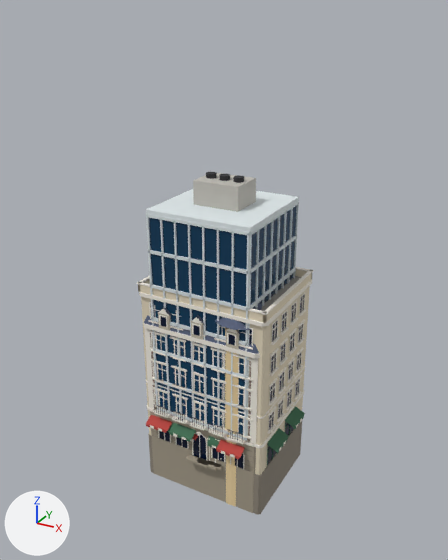
Before and after pictures for a commit that changed the glTF model public/models/town-kit.glb.
Camera for both pictures: a camera (50 mm lens) standing at (26.2, -47.7, 41.3) and looking at (0.0, -0.2, 17.6). Lighting does not change. The marker at lower left points along +X, +Y and +Z. The older version comes first.

In view in the first picture: 'Kit_FlatBlock', 'Kit_GlassBlock', 'Kit_SlateBlock', 'Kit_TurretCorner' and 3 more.
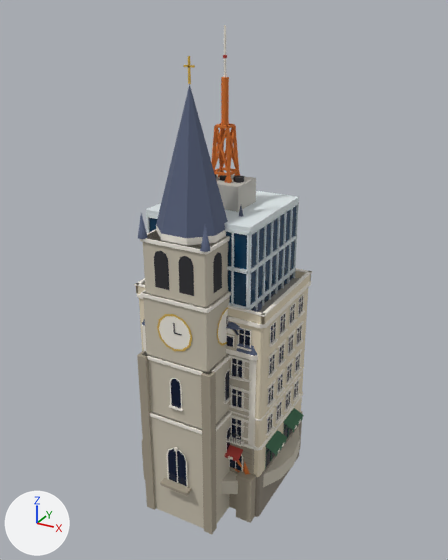
What differs and where, as boxes (x1, y1, x2, y2) in the pictures (448 x 560 px):
'Kit_ClockTower', added
    after: (137, 56, 243, 534)
    faces in mat_body: (137, 56, 243, 534)
    faces in mat_glass: (168, 371, 231, 486)
'Kit_LatticeTower', added (mostly hidden)
    after: (142, 25, 302, 523)
'Kit_Fountain', added
    after: (221, 427, 300, 494)
'Kit_GlassBlock', unchanged, covered by the edit
    before: (146, 172, 299, 441)
    after: (146, 174, 299, 311)
'Kit_SlateBlock', unchanged, covered by the edit
    before: (144, 307, 260, 513)
    after: (141, 318, 258, 509)
'Kit_TurretCorner', unchanged, covered by the edit
    before: (215, 303, 262, 506)
    after: (226, 303, 262, 330)

Patch to the scene script:
```diff
--- a/public/models/town-kit.glb.py
+++ b/public/models/town-kit.glb.py
@@ me_kit_latticetower @@
+me_kit_latticetower.from_pydata(...)  # 1232 vertices, 1270 faces; spans x -6.3..6.3, y -6.3..6.3, z -4.5..40.0
+me_kit_latticetower.materials.append(mat_body)
@@ me_kit_fountain @@
+me_kit_fountain.from_pydata(...)  # 423 vertices, 622 faces; spans x -8.0..8.0, y -8.0..8.0, z -4.5..3.7
+# faces by material slot: [538, 84]
+me_kit_fountain.materials.append(mat_body)
+me_kit_fountain.materials.append(mat_glass)
@@ me_kit_clocktower @@
+me_kit_clocktower.from_pydata(...)  # 1007 vertices, 1058 faces; spans x -4.9..4.9, y -10.0..9.7, z -4.5..38.0
+# faces by material slot: [977, 81]
+me_kit_clocktower.materials.append(mat_body)
+me_kit_clocktower.materials.append(mat_glass)
@@ ob_kit_latticetower @@
+ob_kit_latticetower = bpy.data.objects.new('Kit_LatticeTower', me_kit_latticetower)
+ob_kit_latticetower.location = (0.0, 0.0, 0.0)
@@ ob_kit_fountain @@
+ob_kit_fountain = bpy.data.objects.new('Kit_Fountain', me_kit_fountain)
+ob_kit_fountain.location = (0.0, 0.0, 0.0)
@@ ob_kit_clocktower @@
+ob_kit_clocktower = bpy.data.objects.new('Kit_ClockTower', me_kit_clocktower)
+ob_kit_clocktower.location = (0.0, 0.0, 0.0)
```
